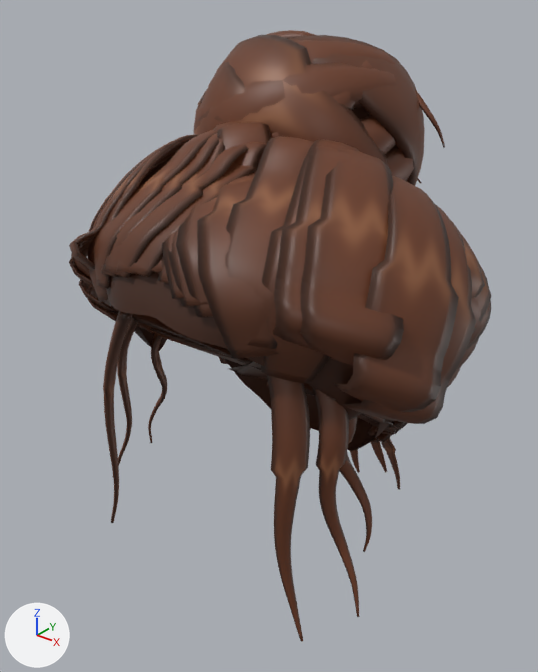
What one commit did to the glTF model character/export/parts/hair_bun.glb.
Before and after are seen from a camera (50 mm lens) standing at (0.317, -0.372, 1.802) and looking at (0.001, 0.022, 1.557). The lights are fixed; the arrows at lower left show +X, +Y and +Z. The first picture is the older version.

In view in the first picture: 'Hair'.
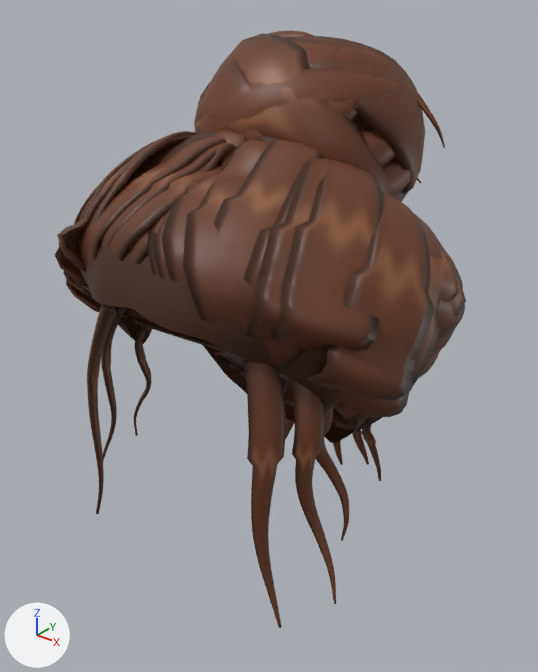
What changed in the scene script:
```text
Change me_hair:
    remove me_hair.from_pydata(...)  # 39214 vertices, 77862 faces; spans x -0.13..0.166, y -0.108..0.201, z 1.403..1.767
    add me_hair.from_pydata(...)  # 39214 vertices, 77862 faces; spans x -0.146..0.146, y -0.108..0.201, z 1.403..1.767
    me_hair part 1: the loose piece of 5761 vertices spanning x -0.114..0.15, y -0.108..0.142, z 1.453..1.709 is moved by (-0.018, 0.0, 0.0)
    me_hair part 2: the loose piece of 332 vertices spanning x -0.096..0.05, y 0.0..0.165, z 1.619..1.756 is multiplied about its middle by the matrix ((0.998, -0.028, 0.061), (0.028, 1.0, 0.014), (-0.061, -0.012, 0.998)), then moved by (0.0, 0.0, 0.001)
    me_hair part 3: the loose piece of 332 vertices spanning x -0.091..0.066, y 0.017..0.166, z 1.625..1.69 is multiplied about its middle by the matrix ((0.994, 0.007, 0.108), (-0.008, 1.0, 0.011), (-0.107, -0.012, 0.994)), then moved by (-0.003, 0.0, 0.0)
    me_hair part 4: the loose piece of 332 vertices spanning x -0.096..0.058, y 0.003..0.154, z 1.631..1.75 is multiplied about its middle by the matrix ((0.996, -0.013, 0.086), (0.011, 1.0, 0.018), (-0.086, -0.017, 0.996)), then moved by (0.0, 0.0, 0.001)
    me_hair part 5: the loose piece of 332 vertices spanning x -0.096..0.054, y 0.007..0.161, z 1.625..1.744 is multiplied about its middle by the matrix ((0.998, 0.007, 0.068), (-0.008, 1.0, 0.019), (-0.068, -0.019, 0.998)), then moved by (0.0, 0.0, 0.001)
    me_hair part 6: the loose piece of 332 vertices spanning x -0.095..0.05, y 0.024..0.163, z 1.675..1.764 is multiplied about its middle by the matrix ((0.997, 0.008, 0.083), (-0.009, 1.0, 0.008), (-0.083, -0.009, 0.997)), then moved by (0.003, 0.0, 0.001)
    me_hair part 7: the loose piece of 332 vertices spanning x -0.094..0.07, y 0.002..0.136, z 1.617..1.765 is multiplied about its middle by the matrix ((0.998, 0.058, 0.035), (-0.058, 0.998, -0.001), (-0.035, -0.001, 0.999)), then moved by (-0.001, 0.0, 0.0)
    me_hair part 8: the loose piece of 332 vertices spanning x -0.093..0.04, y 0.056..0.167, z 1.625..1.767 is multiplied about its middle by the matrix ((0.996, 0.081, 0.027), (-0.08, 0.997, -0.006), (-0.028, 0.004, 1.0)), then moved by (0.002, 0.001, 0.0)
    me_hair part 9: the loose piece of 332 vertices spanning x -0.091..0.072, y 0.041..0.157, z 1.615..1.765 is multiplied about its middle by the matrix ((0.996, 0.088, 0.008), (-0.088, 0.996, -0.02), (-0.009, 0.019, 1.0)), then moved by (0.001, 0.0, 0.0)
    me_hair part 10: the loose piece of 332 vertices spanning x -0.098..0.064, y 0.006..0.17, z 1.621..1.729 is multiplied about its middle by the matrix ((0.997, 0.024, 0.079), (-0.023, 1.0, -0.002), (-0.079, 0.0, 0.997)), then moved by (-0.001, 0.0, 0.0)
    me_hair part 11: the loose piece of 332 vertices spanning x -0.093..0.072, y 0.003..0.162, z 1.635..1.719 is multiplied about its middle by the matrix ((0.997, -0.01, 0.082), (0.01, 1.0, 0.008), (-0.082, -0.008, 0.997)), then moved by (-0.001, 0.0, 0.0)
    me_hair part 12: the loose piece of 332 vertices spanning x -0.082..0.067, y 0.002..0.135, z 1.676..1.75 is multiplied about its middle by the matrix ((0.995, -0.005, 0.102), (0.004, 1.0, 0.016), (-0.102, -0.016, 0.995)), then moved by (0.002, 0.0, 0.0)
    me_hair part 13: the loose piece of 330 vertices spanning x -0.077..-0.042, y -0.09..-0.063, z 1.408..1.6 is moved by (-0.018, 0.0, 0.0)
    me_hair part 14: the loose piece of 330 vertices spanning x -0.103..-0.057, y -0.065..-0.042, z 1.425..1.588 is moved by (-0.018, 0.0, 0.0)
    me_hair part 15: the loose piece of 330 vertices spanning x -0.089..-0.052, y -0.038..-0.018, z 1.45..1.573 is moved by (-0.018, 0.0, 0.0)
    me_hair part 16: the loose piece of 330 vertices spanning x 0.078..0.113, y -0.09..-0.063, z 1.408..1.6 is moved by (-0.018, 0.0, 0.0)
    me_hair part 17: the loose piece of 330 vertices spanning x 0.093..0.139, y -0.065..-0.042, z 1.425..1.588 is moved by (-0.018, 0.0, 0.0)
    me_hair part 18: the loose piece of 330 vertices spanning x 0.088..0.125, y -0.038..-0.018, z 1.45..1.573 is moved by (-0.018, 0.0, 0.0)
    me_hair part 19: the loose piece of 128 vertices spanning x -0.025..-0.003, y 0.088..0.102, z 1.407..1.472 is moved by (-0.018, 0.0, 0.0)
    me_hair part 20: 24158 of 39214 vertices moved; they spanned x -0.13..0.166, y -0.108..0.151, z 1.403..1.716 and now span x -0.146..0.146, y -0.101..0.149, z 1.403..1.71; mean shift (-0.008, -0.001, -0.001); largest move (0.122, 0.0, 1.552) -> (0.099, -0.019, 1.539)
    other edits to the shape of me_hair do not show in these pictures
```

Location of each change, (x1, y1, x2, y2) in pixels of the pictures (538 x 672 px; the box of a moved part takes in the faces that stretch with it):
'Hair', reshaped
    before: (69, 30, 492, 642)
    after: (55, 30, 466, 628)
part 1 of me_hair, moved or reshaped
    before: (106, 156, 392, 451)
    after: (86, 131, 368, 443)
part 2 of me_hair, moved or reshaped (mostly hidden)
    before: (271, 60, 373, 138)
    after: (273, 52, 384, 139)
part 3 of me_hair, moved or reshaped (not visible before)
    after: (395, 190, 408, 202)
part 4 of me_hair, moved or reshaped
    before: (194, 63, 398, 134)
    after: (194, 68, 402, 133)
part 5 of me_hair, moved or reshaped (mostly hidden)
    before: (198, 90, 207, 107)
    after: (200, 83, 210, 99)
part 6 of me_hair, moved or reshaped
    before: (208, 38, 400, 87)
    after: (210, 39, 407, 84)
part 7 of me_hair, moved or reshaped
    before: (197, 35, 392, 175)
    after: (198, 33, 396, 199)
part 8 of me_hair, moved or reshaped (mostly hidden)
    before: (266, 30, 314, 39)
    after: (268, 30, 314, 39)
part 9 of me_hair, moved or reshaped
    before: (297, 35, 425, 186)
    after: (292, 36, 425, 195)
part 10 of me_hair, moved or reshaped (mostly hidden)
    before: (193, 105, 210, 132)
    after: (194, 99, 214, 127)
part 11 of me_hair, moved or reshaped
    before: (385, 146, 414, 181)
    after: (384, 158, 410, 197)
part 12 of me_hair, moved or reshaped (mostly hidden)
    before: (200, 62, 396, 155)
    after: (196, 57, 395, 166)
part 13 of me_hair, moved or reshaped
    before: (103, 311, 133, 523)
    after: (87, 304, 115, 514)
part 14 of me_hair, moved or reshaped
    before: (117, 318, 138, 466)
    after: (101, 307, 126, 461)
part 15 of me_hair, moved or reshaped
    before: (148, 334, 167, 443)
    after: (134, 325, 152, 436)
part 16 of me_hair, moved or reshaped
    before: (267, 375, 310, 642)
    after: (242, 359, 286, 628)
part 17 of me_hair, moved or reshaped
    before: (313, 389, 359, 617)
    after: (289, 380, 336, 604)
part 18 of me_hair, moved or reshaped
    before: (339, 417, 372, 552)
    after: (316, 406, 349, 541)
part 19 of me_hair, moved or reshaped (not visible before)
    after: (285, 419, 295, 439)
part 20 of me_hair, moved or reshaped
    before: (69, 122, 492, 489)
    after: (55, 130, 466, 481)
